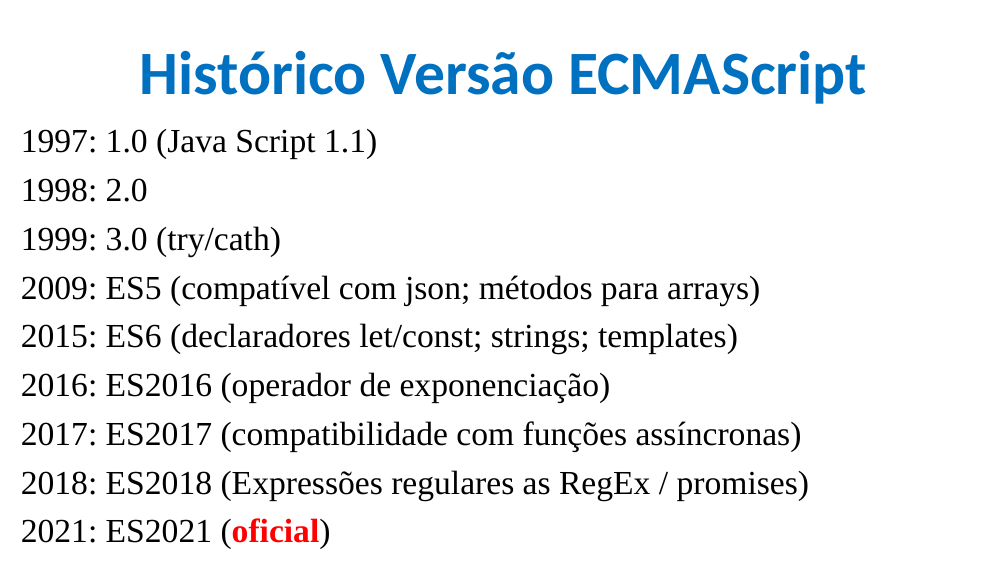
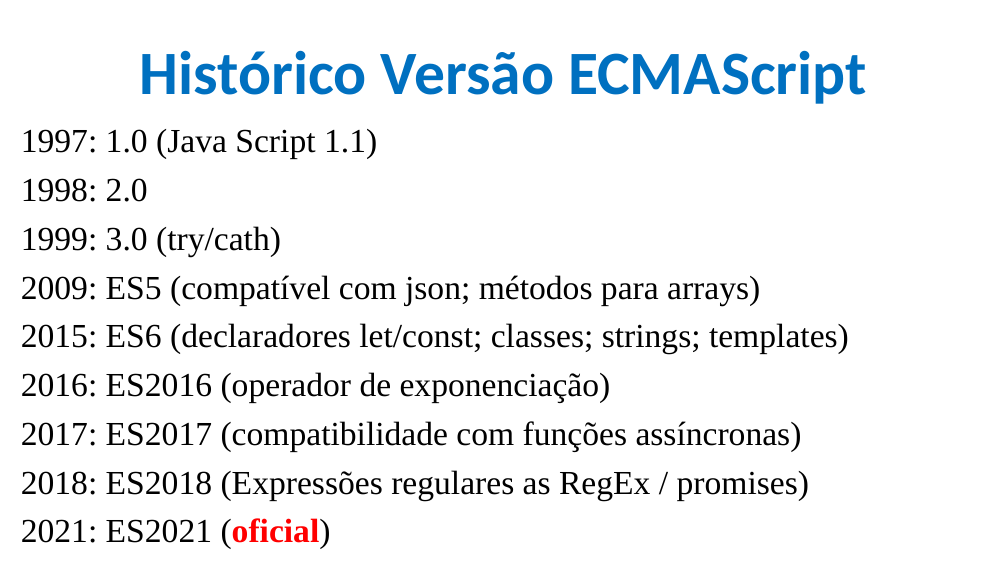
Before and after one commit to CloudEducationBrazil/WydenDesenvolvimentoWebPHP, a slide deck: slide 6 of 01 Classes/Aula 08 Desenvolvimento Web PHP - JS.pptx. Drawn at 1008x567 pixels with LibreOffice and Linux fonts; fonts in the diff are those of the drawing; background and template pictures are left out. Boxes give left, top, right and bottom in pixels: in the first picture for what was removed or moved away, otherwise in the second. Text is boxed around its words. In the diff, an @@ line names an element or a change of style, - is before the commit and + after.

```diff
--- a/01 Classes/Aula 08 Desenvolvimento Web PHP - JS.pptx
+++ b/01 Classes/Aula 08 Desenvolvimento Web PHP - JS.pptx
@@ text at <box>21,323,849,354</box>: text changed @@
-2015: ES6 (declaradores let/const; strings; templates)
+2015: ES6 (declaradores let/const; classes; strings; templates)
```
Also in this commit, not shown: 3 other files.
